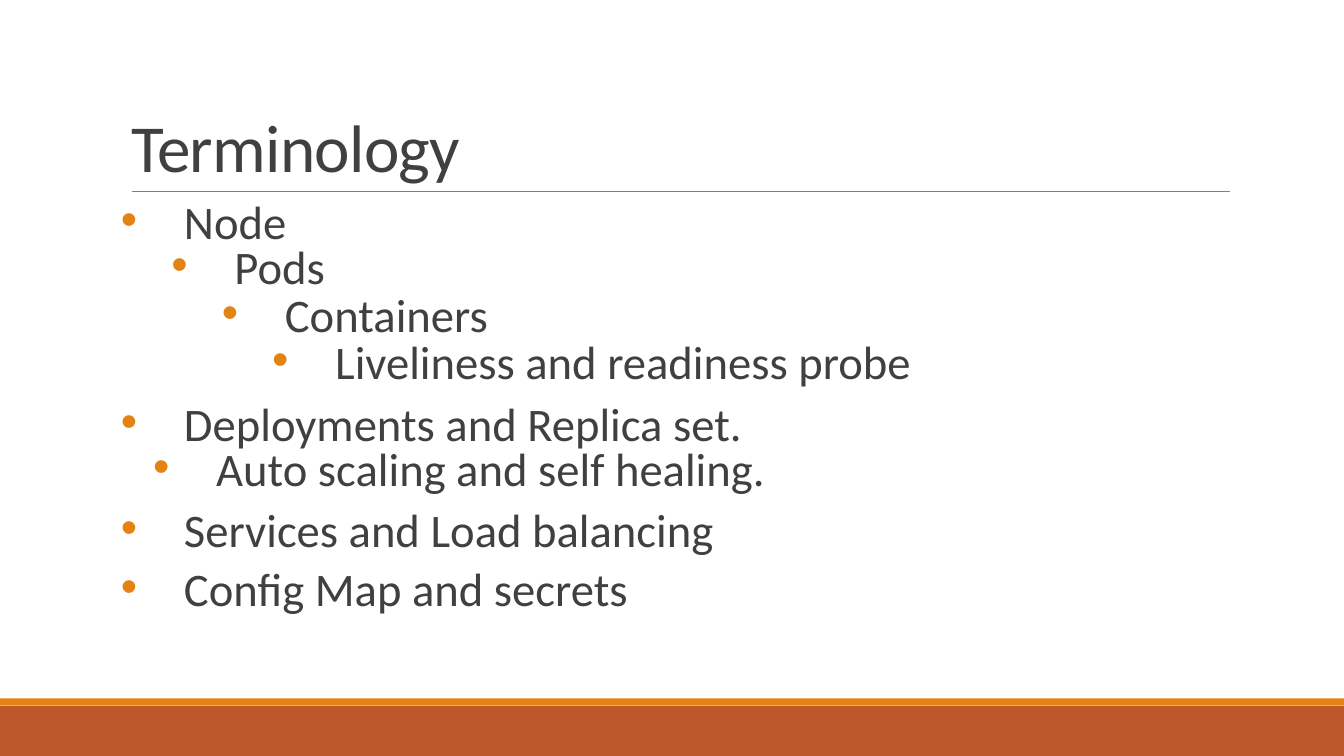
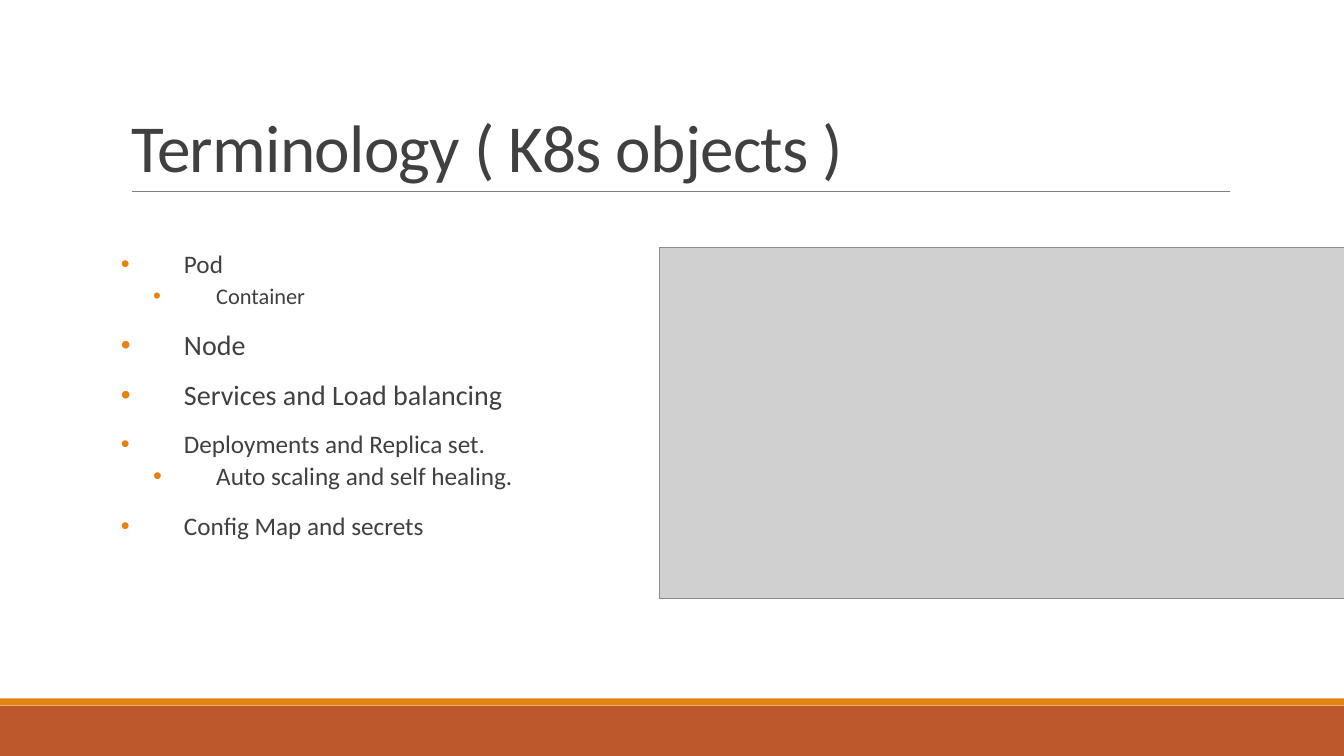
Before and after one commit to talktoamitdhir/kube, a slide deck: slide 4 of Understanding_Kubernetes/Kubernetes.pptx. Drawn at 1344x756 pixels with LibreOffice and Linux fonts; fonts in the diff are those of the drawing; grey boxes stand for pictures. Boxes give left, top, right and bottom in pixels: in the first picture for what was removed or moved away, otherwise in the second. Text is boxed around its words. In the diff, an @@ line names an element or a change of style, - is before the commit and + after.

Commit message:
Updated PPT with more details and images

```diff
--- a/Understanding_Kubernetes/Kubernetes.pptx
+++ b/Understanding_Kubernetes/Kubernetes.pptx
@@ title at [131, 125, 809, 184]: text changed @@
-Terminology
+Terminology ( K8s objects )
@@ text "Pod": place and size @@
-text "Pod" at [184, 206, 910, 614]
+text "Pod" at [184, 255, 512, 540]
@@ text at [184, 255, 305, 304]: paragraphs added @@
+• Pod
+  • Container
@@ picture added at [659, 247, 1344, 599] @@
@@ text at [184, 335, 512, 540]: size 33.3 to 20 pt in "Node"; size 33.3 to 18 pt in "Deployments and Replica set.", "Auto scaling and self healing.", "Config Map and secrets"; line spacing 0.7 to 0.9 @@
@@ text at [184, 385, 502, 410]: text changed; size 33.3 to 20 pt @@
-  • Pods
-    • Containers
-      • Liveliness and readiness probe
+• Services and Load balancing
@@ text at [184, 514, 713, 555]: paragraph removed @@
-• Services and Load balancing
```
Also in this commit, not shown: 1 other slide changed, 1 slide added, 1 slide removed.
